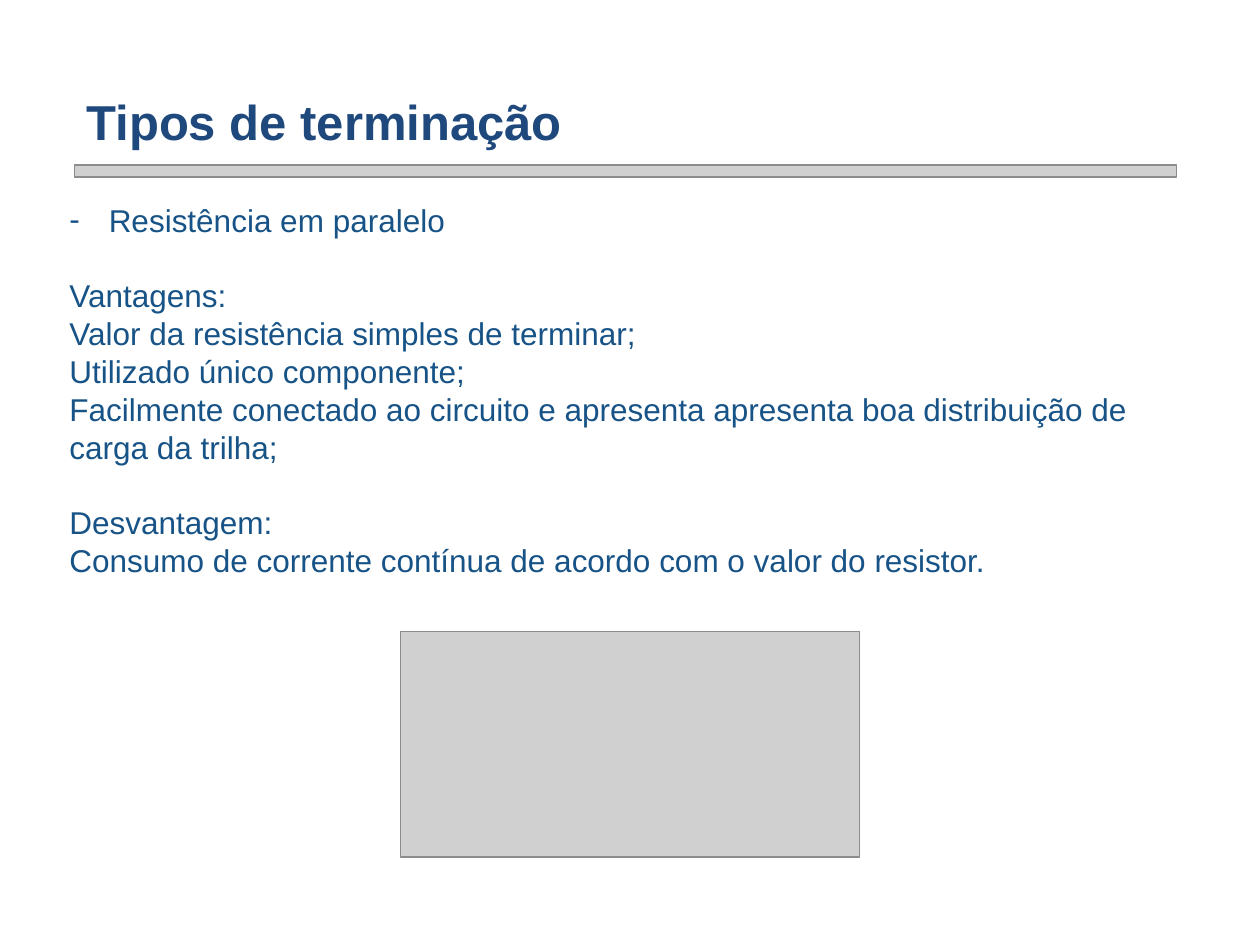
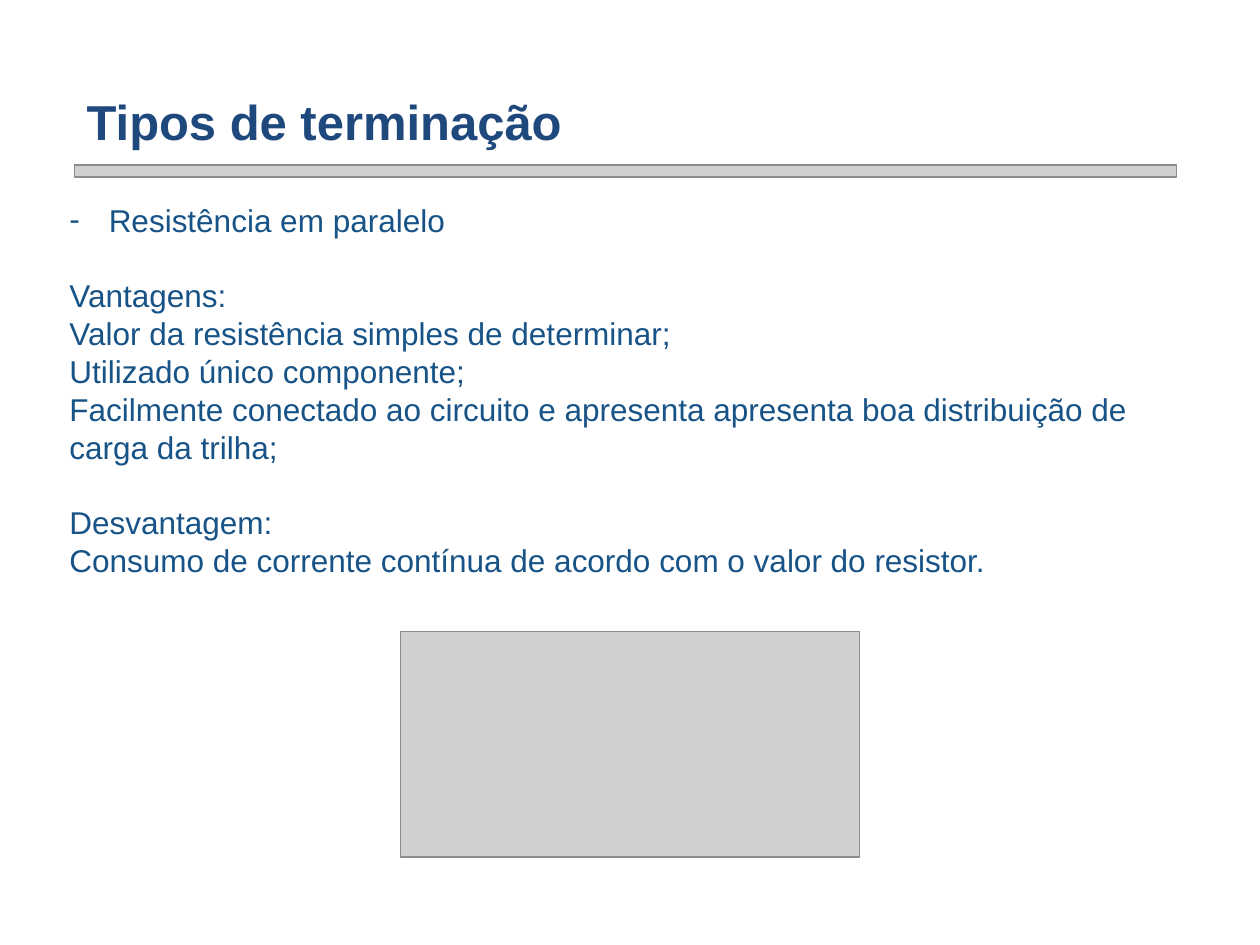
Before and after one commit to smarley2/PSE, a slide deck: slide 14 of Apresentação PSE/Transmission Lines PCB signal Integrity-draft.pptx (slide 11 before the commit). Drawn at 1260x945 pixels with LibreOffice and Linux fonts; fonts in the diff are those of the drawing; grey boxes stand for pictures; background and template pictures are left out. Boxes give left, top, right and bottom in pixels: in the first picture for what was removed or moved away, otherwise in the second. Text is boxed around its words. In the diff, an @@ line names an element or a change of style, - is before the commit and + after.

```diff
--- a/Apresentação PSE/Transmission Lines PCB signal Integrity-draft.pptx
+++ b/Apresentação PSE/Transmission Lines PCB signal Integrity-draft.pptx
@@ text at (x1=69, y1=322, x2=670, y2=351): text changed @@
-  Valor da resistência simples de terminar;
+  Valor da resistência simples de determinar;
```
Also in this commit, not shown: 4 other slides changed, 7 slides added, 13 slides removed.
